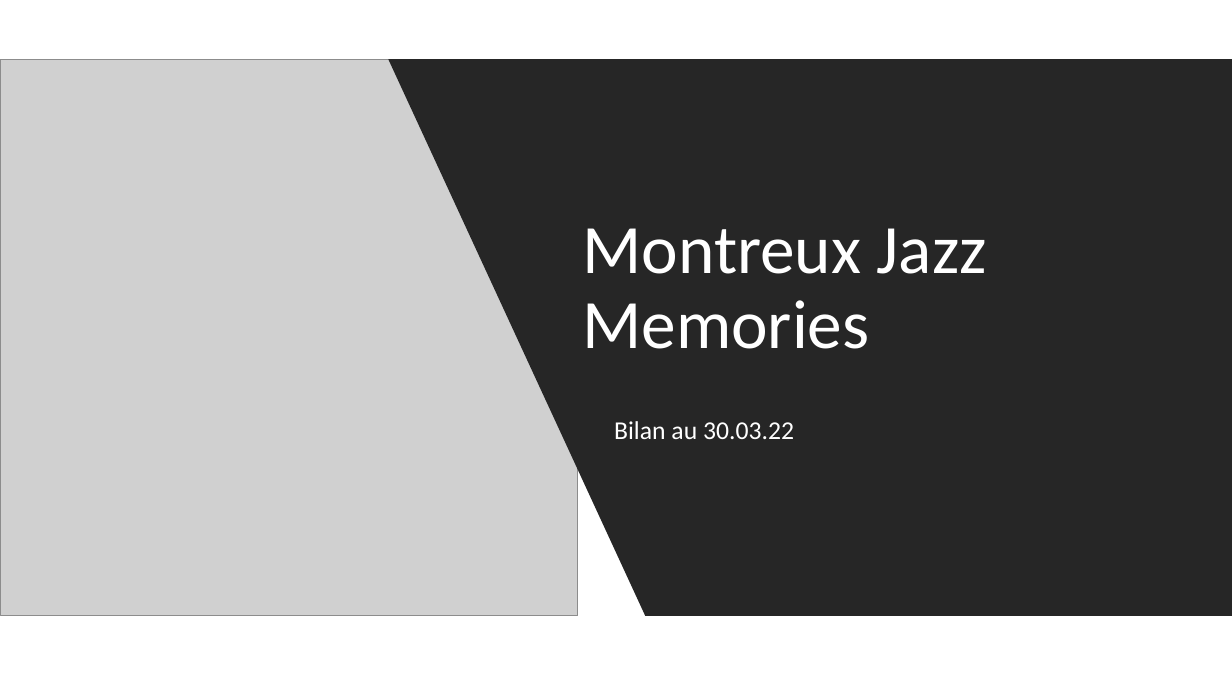
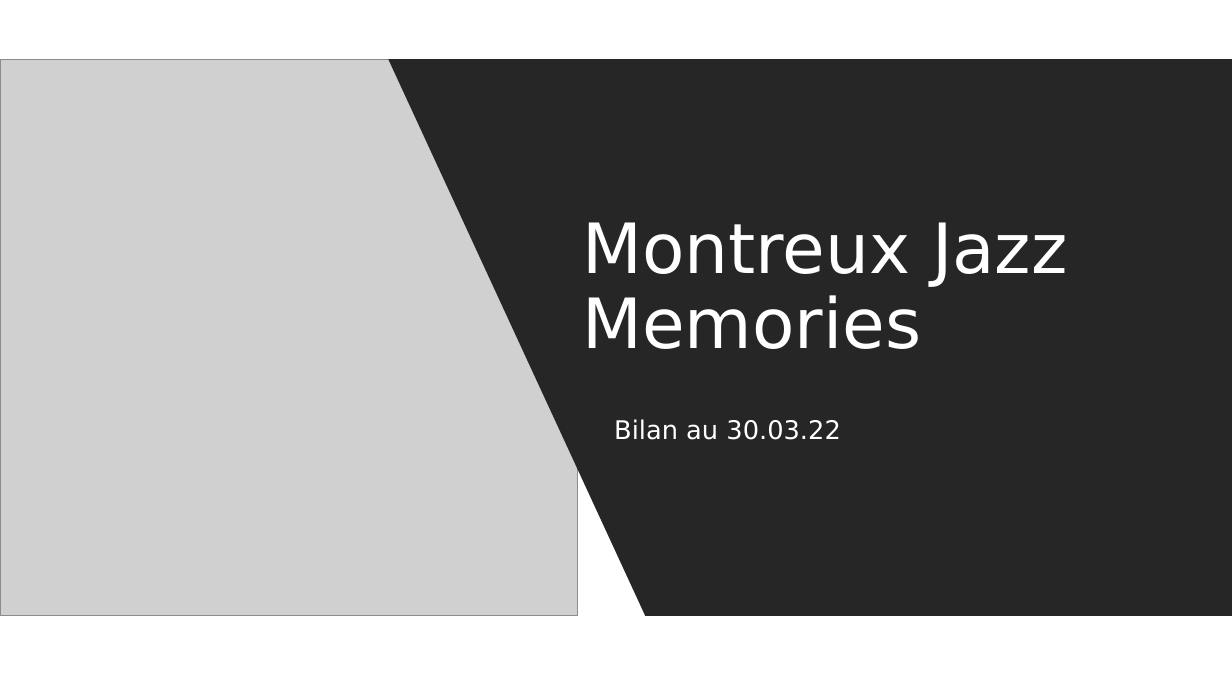
Before and after one commit to dpicca/Montreux-Jazz-Memories, a slide deck: slide 1 of Montreux Jazz Memories Bilan 30.03.22.pptx. Drawn at 1232x693 pixels with LibreOffice and Linux fonts; fonts in the diff are those of the drawing; grey boxes stand for pictures. Boxes give left, top, right and bottom in pixels: in the first picture for what was removed or moved away, otherwise in the second. Text is boxed around its words. In the diff, an @@ line names an element or a change of style, - is before the commit and + after.

```diff
--- a/Montreux Jazz Memories Bilan 30.03.22.pptx
+++ b/Montreux Jazz Memories Bilan 30.03.22.pptx
@@ title "Montreux Jazz Memories" at <box>583,222,1067,349</box>: font Calibri to DejaVu Sans @@
@@ subtitle "Bilan au 30.03.22" at <box>614,419,840,440</box>: font Calibri to DejaVu Sans @@
```
Also in this commit, not shown: 1 other slide changed, 1 slide added, 1 slide removed, 2 other files.
